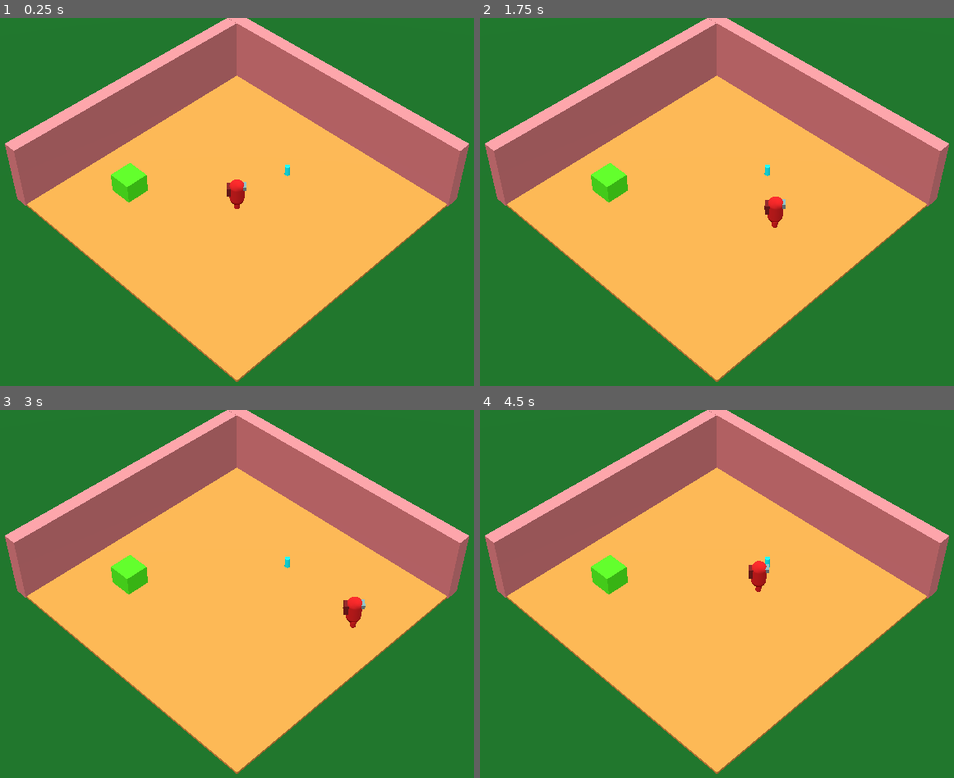
Above: before the commit, frames 1-4 (two rows, left to right).
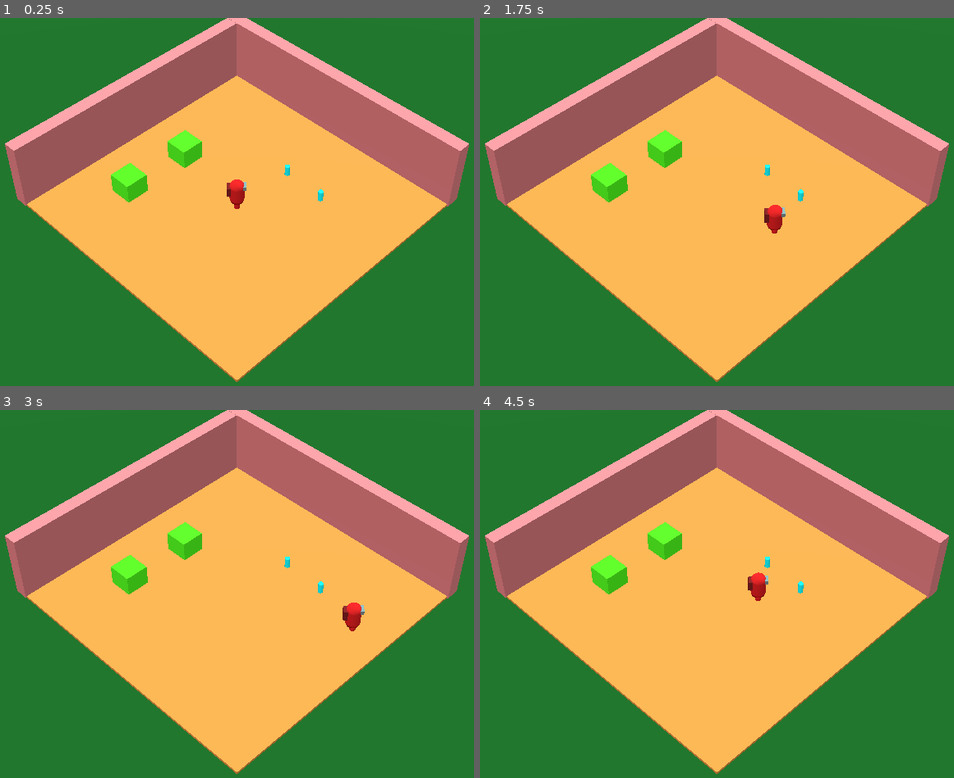
Above: after the commit, the same moments.

Repository: Kamjam/Bobaeria-Cafe
Game: Godot game, scene res://Scenes/Main.tscn
Same seed, same stepped clock (60 frames per second), same inputs: the game is played once before the commit and once after it.
Inputs:
- Up to frame 1 (0.25 s): no input
- Up to frame 2 (1.75 s): tap Enter (ui_accept) at 0.5, 0.6, 0.77, 1.07, 1.35, 1.52 s; hold D (right) 0.53-1.28 s; hold S (down) from 1.28 s (still down)
- Up to frame 3 (3 s): tap Enter (ui_accept) at 1.82, 2.1, 2.85 s; release S (down) at 2.03 s; hold D (right) 2.03-2.78 s; hold W (up) from 2.78 s (still down)
- Up to frame 4 (4.5 s): tap Enter (ui_accept) at 3.02, 3.32, 3.6, 3.77, 4.07, 4.35 s; release W (up) at 3.53 s; hold A (left) from 3.53 s (still down)

The runs differ from the first frame. In frame 1, 0.6% of the frame differs, in the area x 35-69%, y 30-50%; in frame 2, 0.9%; in frame 3, 0.8%; in frame 4, 0.9%, in the area x 35-69%, y 30-52%.

Commit message:
Main and Player

Diff:
--- a/bobaeria-cafe/Player/player.tscn
+++ b/bobaeria-cafe/Player/player.tscn
@@ -28,27 +28,32 @@
 transform = Transform3D(3.455, 0, 0, 0, 3.455, 0, 0, 0, 3.455, 0, 1.34545, 0)
 script = ExtResource("1_iso1j")
 
-[node name="CollisionShape3D" type="CollisionShape3D" parent="."]
+[node name="Body" type="CollisionShape3D" parent="."]
 transform = Transform3D(0.290434, 0, 0, 0, 0.290434, 0, 0, 0, 0.290434, 0, 0, 0)
 shape = SubResource("CapsuleShape3D_uxrvj")
 
-[node name="MeshInstance3D" type="MeshInstance3D" parent="CollisionShape3D"]
+[node name="MeshInstance3D" type="MeshInstance3D" parent="Body"]
 mesh = SubResource("CapsuleMesh_0ha6k")
 
-[node name="Amogus" type="MeshInstance3D" parent="CollisionShape3D"]
+[node name="Amogus" type="MeshInstance3D" parent="Body"]
 transform = Transform3D(0.667934, 0, 0, 0, 0.322592, 0, 0, 0, 0.550739, 0.296423, 0.512443, 0)
 mesh = SubResource("BoxMesh_bbe8x")
 
-[node name="Amogus pt2" type="MeshInstance3D" parent="CollisionShape3D"]
+[node name="Amogus pt2" type="MeshInstance3D" parent="Body"]
 transform = Transform3D(0.35513, 0, 0, 0, 0.715141, 0, 0, 0, 0.603473, -0.499764, 0.218688, 0)
 mesh = SubResource("BoxMesh_ourk7")
 
-[node name="MeshInstance3D3" type="MeshInstance3D" parent="CollisionShape3D"]
+[node name="MeshInstance3D3" type="MeshInstance3D" parent="Body"]
 transform = Transform3D(0.382195, 0, 0, 0, 0.358733, 0, 0, 0, 0.382195, 0, -0.969992, -0.257169)
 mesh = SubResource("CapsuleMesh_y683d")
 
-[node name="MeshInstance3D4" type="MeshInstance3D" parent="CollisionShape3D"]
+[node name="MeshInstance3D4" type="MeshInstance3D" parent="Body"]
 transform = Transform3D(0.382195, 0, 0, 0, 0.358733, 0, 0, 0, 0.382195, 0, -0.970359, 0.267917)
 mesh = SubResource("CapsuleMesh_y683d")
 
 [node name="Node3D" type="Node3D" parent="."]
+transform = Transform3D(1, 0, 0, 0, 1, 0, 0, 0, 1, 0.206051, 0, 0)
+
+[node name="CarryTeaMarker" type="Marker3D" parent="."]
+unique_name_in_owner = true
+transform = Transform3D(0.25, 0, 0, 0, 0.25, 0, 0, 0, 0.25, 0.258454, 0, 0)
--- a/bobaeria-cafe/Player/static_body_3d.gd
+++ b/bobaeria-cafe/Player/static_body_3d.gd
@@ -1,21 +1,15 @@
 extends CharacterBody3D
 
+const SPEED = 5.0
 
-const SPEED = 5.0
-const JUMP_VELOCITY = 4.5
-
+var pickedObject
 
 func _physics_process(delta: float) -> void:
 	# Add the gravity.
 	if not is_on_floor():
 		velocity += get_gravity() * delta
 
-	# Handle jump.
-	if Input.is_action_just_pressed("ui_accept") and is_on_floor():
-		velocity.y = JUMP_VELOCITY
-
 	# Get the input direction and handle the movement/deceleration.
-	# As good practice, you should replace UI actions with custom gameplay actions.
 	var input_dir := Input.get_vector("left", "right", "up", "down")
 	var direction := (transform.basis * Vector3(input_dir.x, 0, input_dir.y)).normalized()
 	if direction:
@@ -25,6 +19,18 @@
 		velocity.x = move_toward(velocity.x, 0, SPEED)
 		velocity.z = move_toward(velocity.z, 0, SPEED)
 
+	move_and_slide()
 
+func _input(event):
+	if event.is_action_pressed("quit"):get_tree().quit()
 
-	move_and_slide()
+	if event.is_action_pressed("interaction") and pickedObject:
+		pickedObject.reparent(get_tree().current_scene)
+		pickedObject = null
+
+func pick_up_object(object):
+	object.reparent(self)
+	object.global_position = %CarryTeaMarker.global_position
+
+	await get_tree().create_timer(0.1).timeout
+	pickedObject = object
--- a/bobaeria-cafe/Prefabs/Tea.tscn
+++ b/bobaeria-cafe/Prefabs/Tea.tscn
@@ -13,6 +13,7 @@
 material = SubResource("StandardMaterial3D_6ne1x")
 
 [node name="Tea" type="Area3D"]
+transform = Transform3D(0.25, 0, 0, 0, 0.25, 0, 0, 0, 0.25, 0, 0, 0)
 script = ExtResource("1_v2e1t")
 
 [node name="CollisionShape3D" type="CollisionShape3D" parent="."]
--- a/bobaeria-cafe/Scenes/Main.tscn
+++ b/bobaeria-cafe/Scenes/Main.tscn
@@ -69,8 +69,14 @@
 [node name="Tea" parent="." instance=ExtResource("2_iq2yb")]
 transform = Transform3D(1, 0, 0, 0, 1, 0, 0, 0, 1, 3.47573, 0.4856, -2.76002)
 
+[node name="Tea2" parent="." instance=ExtResource("2_iq2yb")]
+transform = Transform3D(1, 0, 0, 0, 1, 0, 0, 0, 1, 5.60306, 0.474501, -0.278353)
+
 [node name="Table" parent="." instance=ExtResource("3_r8rpt")]
 transform = Transform3D(1.20208, 0, -1.20208, 0, 1.7, 0, 1.20208, 0, 1.20208, -7.27403, 0.532608, -1.33441)
+
+[node name="Table2" parent="." instance=ExtResource("3_r8rpt")]
+transform = Transform3D(1.20208, 0, -1.20208, 0, 1.7, 0, 1.20208, 0, 1.20208, -3.65382, 0.522561, -4.75208)
 
 [node name="Boundary" type="StaticBody3D" parent="."]
 
